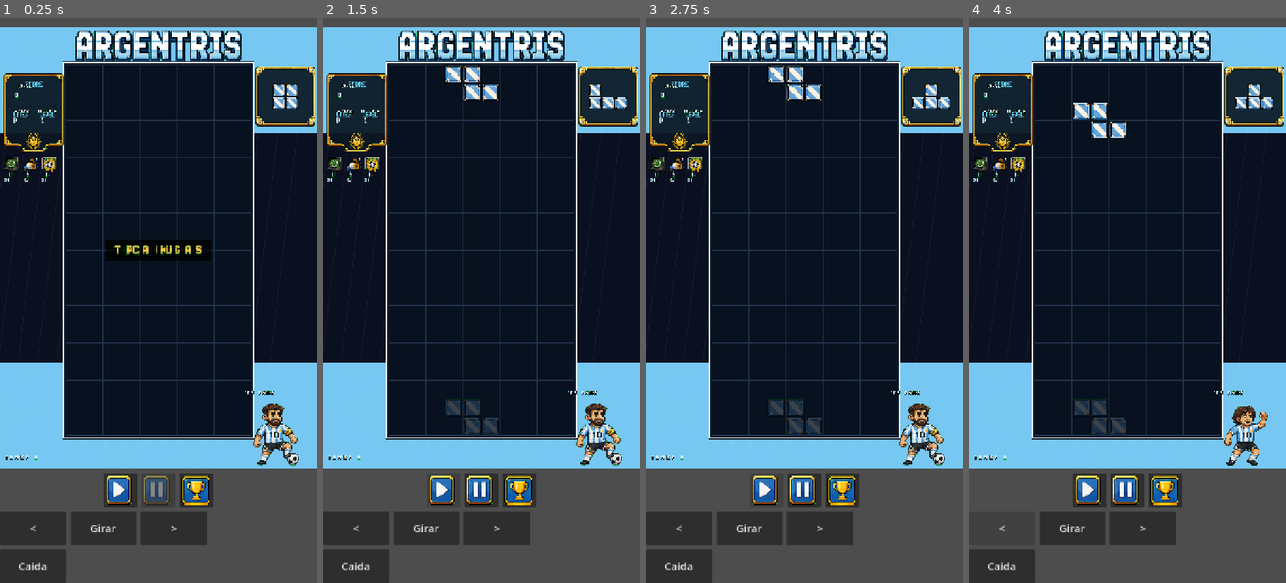
Above: before the commit, frames 1-4 (left to right).
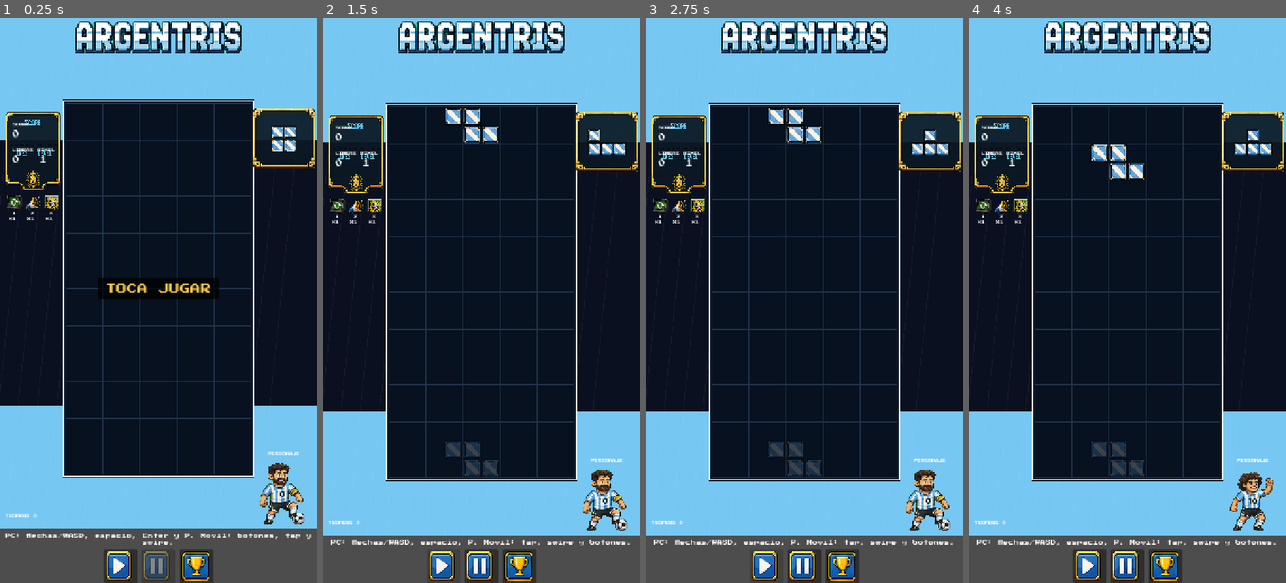
Above: after the commit, the same moments.

Repository: Nachoman2005/Tetris
Game: Godot game, scene res://scenes/main.tscn
The game is run twice, just before and just after one commit, with the same random seed, the same clock (stepped at 60 frames per second) and the same inputs. Sound files missing from this copy of the repository are replaced by a short silence.
Inputs (mouse positions are in pixels of both pictures, inside the frame that each line leads up to; where the layout moved, square brackets give the same spot in the first picture):
- Up to frame 1 (0.25 s): no input
- Up to frame 2 (1.5 s): click (354, 566) at 0.5 s, where only the run before the commit has a clickable "Caida"; click (443, 566) [443, 492] at 1.25 s
- Up to frame 3 (2.75 s): click (766, 566) [766, 492] at 2 s
- Up to frame 4 (4 s): click (1165, 566) [1165, 492] at 2.75 s; click (1000, 526) at 3.5 s, where only the run before the commit has a clickable "<"

The runs differ from the first frame. In frame 1, 38% of the frame differs, in the area x 0-100%, y 0-100%; in frame 2, 40%; in frame 3, 40%; in frame 4, 41%.
Error after the commit: Invalid assignment of property or key 'alignment' with value of type 'int' on a base object of type 'GridContainer'. (res://scripts/main.gd:321)

Commit message:
feat: implement core game logic and UI scaffolding for Argentris tetris-style gameplay

Diff:
--- a/scripts/main.gd
+++ b/scripts/main.gd
@@ -117,12 +117,6 @@
 var rng := RandomNumberGenerator.new()
 
 @onready var root := VBoxContainer.new()
-@onready var title_label := Label.new()
-@onready var subtitle_label := Label.new()
-@onready var score_label := Label.new()
-@onready var level_label := Label.new()
-@onready var lines_label := Label.new()
-@onready var next_label := Label.new()
 @onready var message_label := Label.new()
 @onready var start_button := Button.new()
 @onready var pause_button := Button.new()
@@ -130,8 +124,10 @@
 @onready var left_button := Button.new()
 @onready var rotate_button := Button.new()
 @onready var right_button := Button.new()
+@onready var soft_drop_button := Button.new()
 @onready var drop_button := Button.new()
 @onready var canvas := Control.new()
+@onready var custom_font: Font = preload("res://assets/fonts/PressStart2P-Regular.ttf")
 @onready var font_tex: Texture2D = preload("res://assets/graphics/processed/font.png")
 @onready var trophies_tex: Texture2D = preload("res://assets/graphics/processed/trophies.png")
 @onready var ui_tex: Texture2D = preload("res://assets/graphics/processed/UI.png")
@@ -193,10 +189,6 @@
 func _input(event: InputEvent) -> void:
 	if event is InputEventKey:
 		_handle_keyboard(event)
-	elif event is InputEventScreenTouch:
-		_handle_touch(event)
-	elif event is InputEventScreenDrag:
-		_handle_drag(event)
 
 
 func _unhandled_input(event: InputEvent) -> void:
@@ -269,6 +261,13 @@
 
 func _build_ui() -> void:
 	add_theme_color_override("font_color", Color("#eef8ff"))
+
+	# Apply pixel font to the entire UI hierarchy
+	var theme := Theme.new()
+	if custom_font:
+		theme.default_font = custom_font
+	root.theme = theme
+
 	root.set_anchors_and_offsets_preset(Control.PRESET_FULL_RECT)
 	root.add_theme_constant_override("separation", 10)
 	root.size_flags_horizontal = Control.SIZE_EXPAND_FILL
@@ -276,43 +275,23 @@
 	root.alignment = BoxContainer.ALIGNMENT_CENTER
 	add_child(root)
 
-	var header := VBoxContainer.new()
-	header.alignment = BoxContainer.ALIGNMENT_CENTER
-	title_label.text = "ARGENTRIS"
-	title_label.horizontal_alignment = HORIZONTAL_ALIGNMENT_CENTER
-	title_label.add_theme_font_size_override("font_size", 44)
-	title_label.visible = false
-	subtitle_label.text = "bloques, mate y potrero"
-	subtitle_label.horizontal_alignment = HORIZONTAL_ALIGNMENT_CENTER
-	subtitle_label.add_theme_font_size_override("font_size", 18)
-	subtitle_label.visible = false
-	header.add_child(title_label)
-	header.add_child(subtitle_label)
-	root.add_child(header)
-
-	var stats := HBoxContainer.new()
-	stats.alignment = BoxContainer.ALIGNMENT_CENTER
-	stats.add_theme_constant_override("separation", 18)
-	for label in [score_label, level_label, lines_label, next_label]:
-		label.horizontal_alignment = HORIZONTAL_ALIGNMENT_CENTER
-		label.add_theme_font_size_override("font_size", 18)
-		label.visible = false
-		stats.add_child(label)
-	root.add_child(stats)
-
+	# Canvas setup
 	canvas.custom_minimum_size = Vector2(520, 760)
 	canvas.size_flags_horizontal = Control.SIZE_EXPAND_FILL
 	canvas.size_flags_vertical = Control.SIZE_EXPAND_FILL
 	canvas.draw.connect(_draw_game)
+	canvas.gui_input.connect(_handle_canvas_gui_input)
 	root.add_child(canvas)
 
+	# Message/Instruction Label
 	message_label.text = "PC: flechas/WASD, espacio, Enter y P. Movil: botones, tap y swipe."
 	message_label.horizontal_alignment = HORIZONTAL_ALIGNMENT_CENTER
 	message_label.autowrap_mode = TextServer.AUTOWRAP_WORD_SMART
-	message_label.add_theme_font_size_override("font_size", 16)
-	message_label.visible = false
+	message_label.add_theme_font_size_override("font_size", 12)
+	message_label.visible = true
 	root.add_child(message_label)
 
+	# Action Buttons (Start, Pause, Character)
 	var actions := HBoxContainer.new()
 	actions.alignment = BoxContainer.ALIGNMENT_CENTER
 	actions.add_theme_constant_override("separation", 10)
@@ -336,26 +315,43 @@
 	actions.add_child(character_button)
 	root.add_child(actions)
 
-	var controls := GridContainer.new()
-	controls.columns = 3
-	controls.add_theme_constant_override("h_separation", 10)
-	controls.add_theme_constant_override("v_separation", 10)
-	for button in [left_button, rotate_button, right_button, drop_button]:
-		button.custom_minimum_size = Vector2(150, 76)
-		button.add_theme_font_size_override("font_size", 24)
+	# Controls - Row 1 (GridContainer with 3 columns)
+	var controls_grid := GridContainer.new()
+	controls_grid.columns = 3
+	controls_grid.alignment = FlowContainer.ALIGNMENT_CENTER
+	controls_grid.add_theme_constant_override("h_separation", 10)
+	controls_grid.add_theme_constant_override("v_separation", 10)
+	controls_grid.size_flags_horizontal = Control.SIZE_SHRINK_CENTER
+
+	for button in [left_button, rotate_button, right_button]:
+		button.custom_minimum_size = Vector2(100, 64)
+		button.add_theme_font_size_override("font_size", 16)
+		controls_grid.add_child(button)
+
 	left_button.text = "<"
 	rotate_button.text = "Girar"
 	right_button.text = ">"
-	drop_button.text = "Caida"
 	left_button.pressed.connect(func(): _move(Vector2i.LEFT))
 	right_button.pressed.connect(func(): _move(Vector2i.RIGHT))
 	rotate_button.pressed.connect(_rotate)
+	root.add_child(controls_grid)
+
+	# Controls - Row 2 (HBoxContainer for Drop buttons)
+	var drop_hbox := HBoxContainer.new()
+	drop_hbox.alignment = BoxContainer.ALIGNMENT_CENTER
+	drop_hbox.add_theme_constant_override("separation", 10)
+	drop_hbox.size_flags_horizontal = Control.SIZE_SHRINK_CENTER
+
+	for button in [soft_drop_button, drop_button]:
+		button.custom_minimum_size = Vector2(155, 64)
+		button.add_theme_font_size_override("font_size", 16)
+		drop_hbox.add_child(button)
+
+	soft_drop_button.text = "Bajar"
+	drop_button.text = "Caida"
+	soft_drop_button.pressed.connect(_soft_drop)
 	drop_button.pressed.connect(_hard_drop)
-	controls.add_child(left_button)
-	controls.add_child(rotate_button)
-	controls.add_child(right_button)
-	controls.add_child(drop_button)
-	root.add_child(controls)
+	root.add_child(drop_hbox)
 
 
 func _start_game() -> void:
@@ -596,14 +592,14 @@
 			_show_relator("ALIENTO DE HINCHADA")
 		2:
 			_clear_lowest_rows(2)
-			_show_relator("JUGADA DE POTRERO")
 	_update_hud()
 	canvas.queue_redraw()
 
 
 func _clear_lowest_rows(amount: int) -> void:
 	var cleared := 0
-	for y in range(ROWS - 1, -1, -1):
+	var y := ROWS - 1
+	while y >= 0 and cleared < amount:
 		var occupied := false
 		for x in range(COLS):
 			if board[y][x] != 0:
@@ -616,11 +612,21 @@
 				row.append(0)
 			board.push_front(row)
 			cleared += 1
-			if cleared >= amount:
-				break
+		else:
+			y -= 1
+
 	if cleared > 0:
+		var previous_level := level
 		score += 250 * cleared * level
 		lines += cleared
+		level = int(lines / 10) + 1
+		if level > previous_level:
+			max_trophy_count = maxi(max_trophy_count, mini(level - 1, TROPHY_REGIONS.size()))
+			_update_active_skin()
+			_show_ad("PUBLICIDAD", "NIVEL %s" % level, "continue")
+		drop_interval = maxf(0.12, 0.95 - float(level - 1) * 0.075)
+		_show_relator("JUGADA DE POTRERO")
+		_update_hud()
 
 
 func _show_relator(text: String) -> void:
@@ -698,11 +704,8 @@
 
 
 func _update_hud() -> void:
-	score_label.text = "Puntos\n%s" % score
-	level_label.text = "Nivel\n%s" % level
-	lines_label.text = "Lineas\n%s" % lines
-	next_label.text = "Proximo\n%s" % next_piece.get("theme", "mate")
 	pause_button.disabled = not playing
+	canvas.queue_redraw()
 
 
 func _show_banner(text: String) -> void:
@@ -710,8 +713,15 @@
 	banner_time = 1.2
 
 
+func _handle_canvas_gui_input(event: InputEvent) -> void:
+	if event is InputEventScreenTouch:
+		_handle_touch(event)
+	elif event is InputEventScreenDrag:
+		_handle_drag(event)
+
+
 func _handle_touch(event: InputEventScreenTouch) -> void:
-	var local_pos := event.position - canvas.global_position
+	var local_pos := event.position
 	if ad_active:
 		if not event.pressed and ad_timer <= 0.0:
 			_finish_ad()
@@ -729,7 +739,7 @@
 
 
 func _handle_drag(event: InputEventScreenDrag) -> void:
-	var local_pos := event.position - canvas.global_position
+	var local_pos := event.position
 	if not board_rect.has_point(local_pos):
 		return
 	var cell := board_rect.size.x / COLS
@@ -745,30 +755,57 @@
 	var bg := Color("#0b1020")
 	canvas.draw_rect(area, bg)
 	_draw_background(area)
+
+	# Draw logo
 	_draw_tex(font_tex, REGION_LOGO, Rect2(Vector2(area.size.x * 0.5 - 190, 8), Vector2(380, 72)))
-	var cell := floorf(minf(area.size.x * 0.68 / COLS, area.size.y * 0.92 / ROWS))
+
+	# Responsive Columns Layout
+	var left_w := 126.0
+	var right_w := 126.0
+	var gap := 12.0
+
+	var avail_w := area.size.x - left_w - right_w - 2.0 * gap
+	var avail_h := area.size.y - 86.0 - 16.0 # 86px top offset, 16px bottom margin
+
+	var cell_w := avail_w / COLS
+	var cell_h := avail_h / ROWS
+	var cell := floorf(minf(cell_w, cell_h))
 	cell = clampf(cell, 18.0, 42.0)
+
 	var board_size := Vector2(cell * COLS, cell * ROWS)
-	board_rect = Rect2(Vector2((area.size.x - board_size.x) * 0.5, maxf(86.0, (area.size.y - board_size.y) * 0.5)), board_size)
+	var middle_center := left_w + gap + avail_w * 0.5
+	var board_x := middle_center - board_size.x * 0.5
+	var board_y := 86.0 + (avail_h - board_size.y) * 0.5
+	board_rect = Rect2(Vector2(board_x, board_y), board_size)
+
+	# Draw board
 	_draw_board(board_rect, cell)
-	var side_x := board_rect.end.x + 18.0
-	var next_rect := Rect2(Vector2(side_x, board_rect.position.y + 12), Vector2(minf(120.0, area.size.x - side_x - 12), minf(120.0, area.size.x - side_x - 12)))
-	if next_rect.size.x > 36.0:
-		_draw_next(next_rect)
-	_draw_score_panel(area)
-	_draw_trophies(area)
-	_draw_selected_character(area)
-	_draw_powerups(area)
+
+	# Draw Next Piece Panel
+	var next_rect := Rect2(Vector2(board_rect.end.x + gap, board_rect.position.y + 20), Vector2(right_w, 120))
+	_draw_next(next_rect)
+
+	# Draw Left Side panels
+	_draw_score_panel_custom(board_rect.position.x - gap - left_w, left_w)
+	_draw_powerups_custom(board_rect.position.x - gap - left_w, left_w)
+	_draw_trophies_custom(board_rect.position.x - gap - left_w, area.size.y)
+
+	# Draw Right Side panels
+	_draw_selected_character_custom(board_rect.end.x + gap, right_w, area.size.y)
+
 	_draw_combo_fx(area)
 	_draw_relator(area)
+
 	if paused:
 		_draw_center_text("PAUSA", Color("#f7c948"))
 	elif game_over:
 		_draw_center_text("FIN", Color("#f25f5c"))
 	elif not playing:
 		_draw_center_text("TOCA JUGAR", Color("#f7c948"))
+
 	if banner_time > 0.0:
 		_draw_center_text(banner_text, Color("#f7c948"))
+
 	if ad_active:
 		_draw_ad_overlay(area)
 
@@ -841,40 +878,42 @@
 				_draw_block(Rect2(offset + Vector2(x * cell, y * cell), Vector2(cell, cell)), val)
 
 
-func _draw_score_panel(_area: Rect2) -> void:
-	var panel_w := minf(142.0, maxf(118.0, board_rect.position.x - 12.0))
-	var panel := Rect2(Vector2(8, board_rect.position.y + 20), Vector2(panel_w, 176))
+func _draw_score_panel_custom(x_pos: float, width: float) -> void:
+	var panel := Rect2(Vector2(x_pos, board_rect.position.y + 20), Vector2(width, 176))
 	_draw_tex(ui_tex, REGION_SCORE_PANEL, panel, Color(1, 1, 1, 0.94))
-	var label_h := 9.0
-	var value_h := 13.0
-	_draw_bitmap_text("SCORE", panel.position + Vector2(26, 24), label_h)
-	_draw_bitmap_text(str(score), panel.position + Vector2(26, 42), value_h)
-	_draw_bitmap_text("LINEAS", panel.position + Vector2(22, 82), label_h)
-	_draw_bitmap_text(str(lines), panel.position + Vector2(22, 100), value_h)
-	_draw_bitmap_text("NIVEL", panel.position + Vector2(panel_w * 0.58, 82), label_h)
-	_draw_bitmap_text(str(level), panel.position + Vector2(panel_w * 0.62, 100), value_h)
-
-
-func _draw_powerups(_area: Rect2) -> void:
+
+	_draw_bitmap_text("SCORE", panel.position + Vector2(16, 24), 8)
+	_draw_bitmap_text(str(score), panel.position + Vector2(16, 42), 16)
+	_draw_bitmap_text("LINEAS", panel.position + Vector2(16, 82), 8)
+	_draw_bitmap_text(str(lines), panel.position + Vector2(16, 100), 16)
+	_draw_bitmap_text("NIVEL", panel.position + Vector2(width * 0.58, 82), 8)
+	_draw_bitmap_text(str(level), panel.position + Vector2(width * 0.62, 100), 16)
+
+
+func _draw_powerups_custom(x_pos: float, width: float) -> void:
 	var icon := 34.0
-	var start := Vector2(10, board_rect.position.y + 208)
+	var start_x := x_pos + (width - 118.0) * 0.5
+	var start := Vector2(start_x, board_rect.position.y + 208)
 	for i in range(POWERUP_REGIONS.size()):
 		var target := Rect2(start + Vector2(i * (icon + 8), 0), Vector2(icon, icon))
 		_draw_tex(powerups_tex, POWERUP_REGIONS[i], target, Color(1, 1, 1, 0.95 if powerup_charges[i] > 0 else 0.35))
-		_draw_bitmap_text(str(i + 1), target.position + Vector2(10, icon + 3), 9)
-		_draw_bitmap_text("X%s" % powerup_charges[i], target.position + Vector2(0, icon + 16), 8)
-
-
-func _draw_trophies(area: Rect2) -> void:
+		_draw_bitmap_text(str(i + 1), target.position + Vector2(12, icon + 4), 8)
+		_draw_bitmap_text("X%s" % powerup_charges[i], target.position + Vector2(4, icon + 16), 8)
+
+
+func _draw_trophies_custom(x_pos: float, area_height: float) -> void:
 	if max_trophy_count <= 0:
-		_draw_bitmap_text("TROFEOS 0", Vector2(12, area.size.y - 32), 10)
-		return
+		_draw_bitmap_text("TROFEOS 0", Vector2(x_pos, area_height - 32), 8)
+		return
+
 	var icon_size := 34.0
-	var start := Vector2(10, area.size.y - icon_size - 8)
+	var start := Vector2(x_pos, area_height - icon_size - 8)
 	for i in range(max_trophy_count):
 		if i >= TROPHY_REGIONS.size():
 			break
-		var target := Rect2(start + Vector2(i * (icon_size + 4), 0), Vector2(icon_size, icon_size))
+		var row := int(i / 3)
+		var col := i % 3
+		var target := Rect2(start + Vector2(col * (icon_size + 8), -row * (icon_size + 8)), Vector2(icon_size, icon_size))
 		_draw_tex(trophies_tex, TROPHY_REGIONS[i], target)
 
 
@@ -894,21 +933,22 @@
 		_draw_tex(effects_tex, EFFECT_REGIONS[fx_idx], Rect2(board_rect.get_center() - Vector2(88, 72), Vector2(176, 144)), Color(1, 1, 1, minf(1.0, banner_time)))
 
 
-func _draw_selected_character(area: Rect2) -> void:
+func _draw_selected_character_custom(x_pos: float, width: float, area_height: float) -> void:
 	if character_textures.is_empty():
 		return
 	var texture := character_textures[clampi(selected_character, 0, character_textures.size() - 1)]
-	var height: float = minf(145.0, area.size.y * 0.18)
-	var width: float = height * float(texture.get_width()) / float(texture.get_height())
-	var pos: Vector2 = Vector2(area.size.x - width - 10, area.size.y - height - 8)
-	_draw_full_tex(texture, Rect2(pos, Vector2(width, height)), Color(1, 1, 1, 0.92))
-	_draw_bitmap_text("PERSONAJE", Vector2(pos.x, pos.y - 24), 9)
+	var height: float = minf(145.0, area_height * 0.18)
+	var tex_w: float = height * float(texture.get_width()) / float(texture.get_height())
+
+	var pos := Vector2(x_pos + (width - tex_w) * 0.5, area_height - height - 8)
+	_draw_full_tex(texture, Rect2(pos, Vector2(tex_w, height)), Color(1, 1, 1, 0.92))
+	_draw_bitmap_text("PERSONAJE", Vector2(x_pos + (width - _bitmap_text_size("PERSONAJE", 8).x) * 0.5, pos.y - 20), 8)
 
 
 func _draw_relator(area: Rect2) -> void:
 	if relator_timer <= 0.0 or relator_text.is_empty():
 		return
-	var text_h := 15.0
+	var text_h := 16.0
 	var size := _bitmap_text_size(relator_text, text_h)
 	var pos := Vector2((area.size.x - size.x) * 0.5, board_rect.position.y - 24)
 	canvas.draw_rect(Rect2(pos - Vector2(10, 6), size + Vector2(20, 13)), Color(0, 0, 0, 0.62))
@@ -958,69 +998,25 @@
 	canvas.draw_rect(panel, Color("#f7c948"), false, 4.0)
 	_draw_bitmap_text(ad_title, panel.position + Vector2(42, 34), 24)
 	_draw_bitmap_text(ad_body, panel.position + Vector2(42, 94), 16)
-	_draw_bitmap_text("ESPACIO PUBLICITARIO", panel.position + Vector2(42, 138), 12)
-	_draw_bitmap_text("AQUI VA ADMOB", panel.position + Vector2(42, 164), 12)
+	_draw_bitmap_text("ESPACIO PUBLICITARIO", panel.position + Vector2(42, 138), 8)
+	_draw_bitmap_text("AQUI VA ADMOB", panel.position + Vector2(42, 164), 8)
 	var reward_idx := maxi(level - 1, 0) % REWARD_REGIONS.size()
 	_draw_tex(rewards_tex, REWARD_REGIONS[reward_idx], Rect2(panel.position + Vector2(panel.size.x - 112, 122), Vector2(76, 76)))
 	if ad_timer > 0.0:
-		_draw_bitmap_text("ESPERA %s" % ceili(ad_timer), panel.position + Vector2(42, 224), 14)
+		_draw_bitmap_text("ESPERA %s" % ceili(ad_timer), panel.position + Vector2(42, 224), 16)
 	else:
-		_draw_bitmap_text("ENTER PARA SEGUIR", panel.position + Vector2(42, 224), 14)
+		_draw_bitmap_text("ENTER PARA SEGUIR", panel.position + Vector2(42, 224), 16)
 
 
 func _draw_bitmap_text(text: String, pos: Vector2, height: float, modulate: Color = Color.WHITE) -> void:
-	var cursor := pos
-	for raw_char in text.to_upper():
-		var character := String(raw_char)
-		if character == " ":
-			cursor.x += height * 0.55
-			continue
-		var source := _font_region(character)
-		if source.size == Vector2.ZERO:
-			cursor.x += height * 0.45
-			continue
-		var width := height * source.size.x / source.size.y
-		_draw_tex(font_tex, source, Rect2(cursor, Vector2(width, height)), modulate)
-		cursor.x += width + height * 0.08
+	if not custom_font:
+		return
+	var font_size := int(height)
+	var baseline_pos := pos + Vector2(0, custom_font.get_ascent(font_size))
+	canvas.draw_string(custom_font, baseline_pos, text, HORIZONTAL_ALIGNMENT_LEFT, -1, font_size, modulate)
 
 
 func _bitmap_text_size(text: String, height: float) -> Vector2:
-	var width := 0.0
-	for raw_char in text.to_upper():
-		var character := String(raw_char)
-		if character == " ":
-			width += height * 0.55
-			continue
-		var source := _font_region(character)
-		width += (height * source.size.x / source.size.y) + height * 0.08 if source.size != Vector2.ZERO else height * 0.45
-	return Vector2(width, height)
-
-
-func _font_region(character: String) -> Rect2:
-	var alphabet_1 := "ABCDEFGHIJKLMNÑOPQRS"
-	var idx := alphabet_1.find(character)
-	if idx >= 0:
-		return Rect2(26 + idx * 74, 380, 62, 78)
-	var alphabet_2 := "TUVWXYZ"
-	idx = alphabet_2.find(character)
-	if idx >= 0:
-		return Rect2(448 + idx * 76, 482, 62, 78)
-	var digits := "0123456789"
-	idx = digits.find(character)
-	if idx >= 0:
-		return Rect2(324 + idx * 77, 586, 62, 78)
-	match character:
-		"!":
-			return Rect2(253, 686, 32, 70)
-		"?":
-			return Rect2(310, 686, 58, 70)
-		".":
-			return Rect2(394, 720, 30, 36)
-		",":
-			return Rect2(468, 720, 30, 40)
-		":":
-			return Rect2(522, 686, 28, 70)
-		"-":
-			return Rect2(684, 708, 55, 28)
-		_:
-			return Rect2()
+	if not custom_font:
+		return Vector2.ZERO
+	return custom_font.get_string_size(text, HORIZONTAL_ALIGNMENT_LEFT, -1, int(height))
Binary file added: assets/fonts/PressStart2P-Regular.ttf
